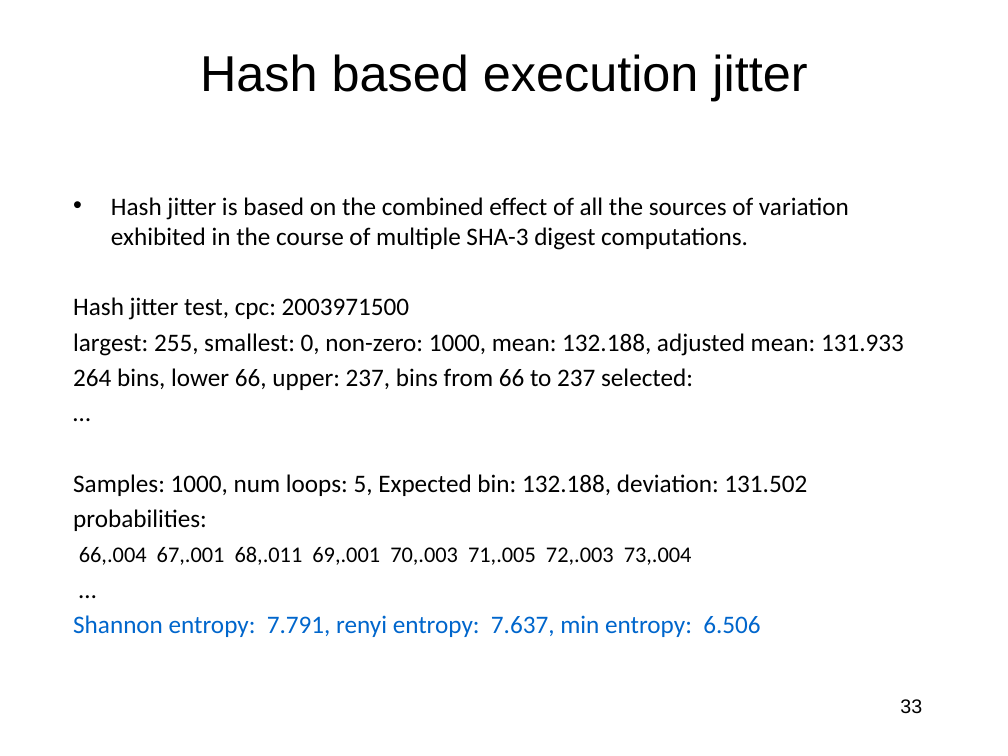
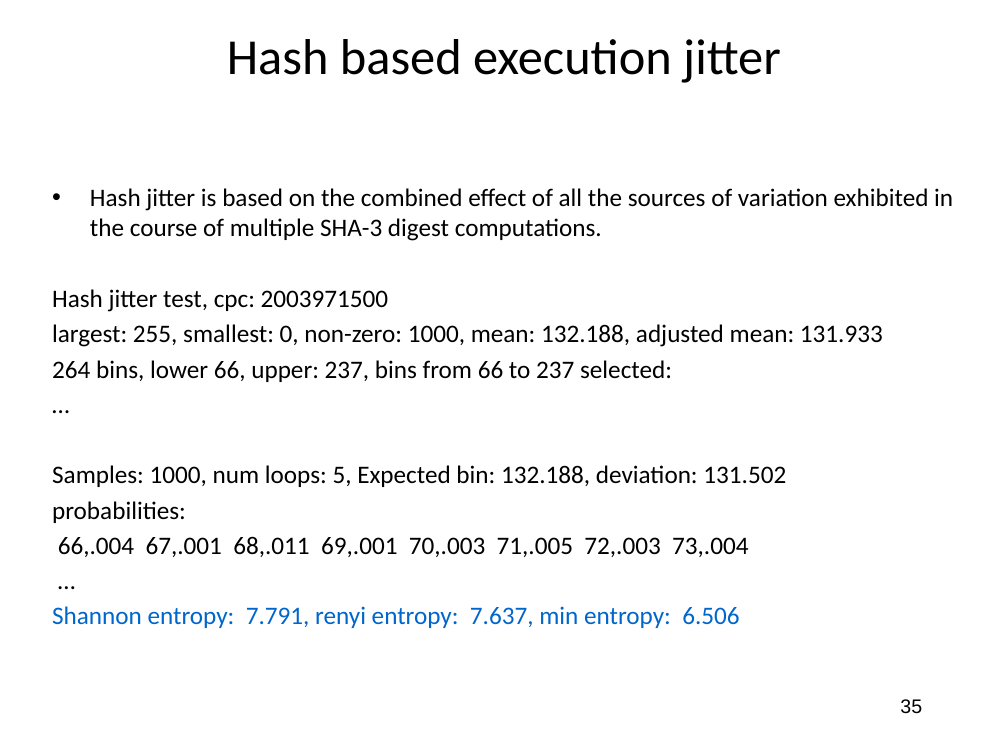
Before and after one commit to jlmucb/class_notes, a slide deck: slide 35 of BerkeleyClass/CS290Spring2013/Lectures/entropy_talk.pptx (slide 33 before the commit). Drawn at 1008x756 pixels with LibreOffice and Linux fonts; fonts in the diff are those of the drawing. Boxes give left, top, right and bottom in pixels: in the first picture for what was removed or moved away, otherwise in the second. Text is boxed around its words. In the diff, an @@ line names an element or a change of style, - is before the commit and + after.

Commit message:
entropy talk

```diff
--- a/BerkeleyClass/CS290Spring2013/Lectures/entropy_talk.pptx
+++ b/BerkeleyClass/CS290Spring2013/Lectures/entropy_talk.pptx
@@ title "Hash based execution jitter": place and size @@
-title "Hash based execution jitter" at bbox=[200, 54, 807, 101]
+title "Hash based execution jitter" at bbox=[227, 39, 781, 83]
@@ title "Hash based execution jitter" at bbox=[227, 39, 781, 83]: font Arial to Calibri @@
@@ text "Hash jitter is based on ...": place and size @@
-text "Hash jitter is based on ..." at bbox=[73, 197, 904, 637]
+text "Hash jitter is based on ..." at bbox=[52, 188, 953, 628]
@@ text at bbox=[58, 536, 748, 557]: size 16 to 18 pt in "66,.004 67,.001 68,.011 69,.001 70,.003 71,.005 72,.003 ..." @@
@@ page number at bbox=[900, 699, 922, 714]: text changed @@
-33
+35
```
Also in this commit, not shown: 54 other slides changed, 1 slide added, 1 other file.
